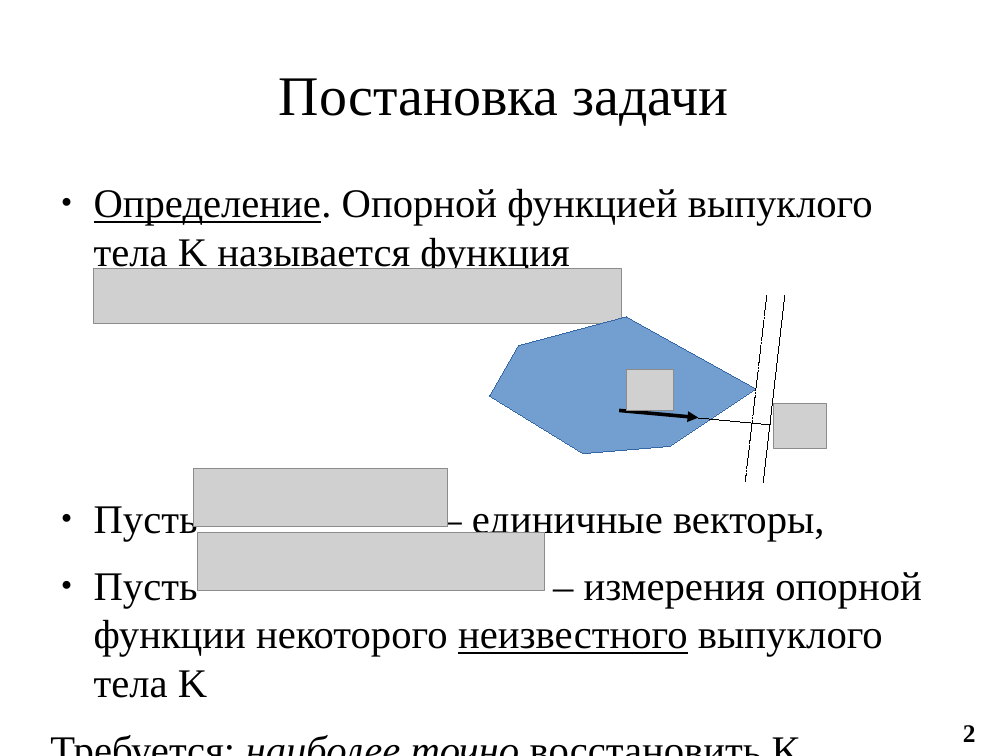
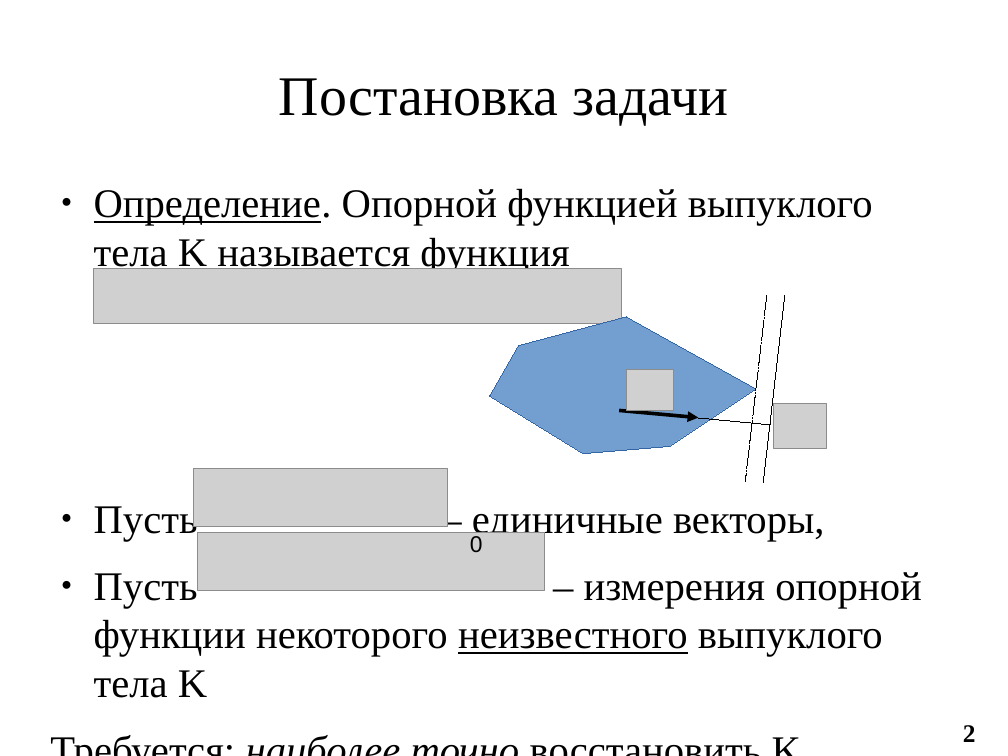
Before and after one commit to ilya-palachev/polyhedra-correction-library, a slide deck: slide 2 of Documentation/i.palachev/Thesis/LomonosovReadings2017/presentation-palachev.odp. Drawn at 1008x756 pixels with LibreOffice and Linux fonts; fonts in the diff are those of the drawing; grey boxes stand for pictures. Boxes give left, top, right and bottom in pixels: in the first picture for what was removed or moved away, otherwise in the second. Text is boxed around its words. In the diff, an @@ line names an element or a change of style, - is before the commit and + after.

Commit message:
[DOC] lr2017: last, reported version

```diff
--- a/Documentation/i.palachev/Thesis/LomonosovReadings2017/presentation-palachev.odp
+++ b/Documentation/i.palachev/Thesis/LomonosovReadings2017/presentation-palachev.odp
@@ text added at bbox=[470, 536, 483, 552], 18 pt, text #000000 @@
+0
```
